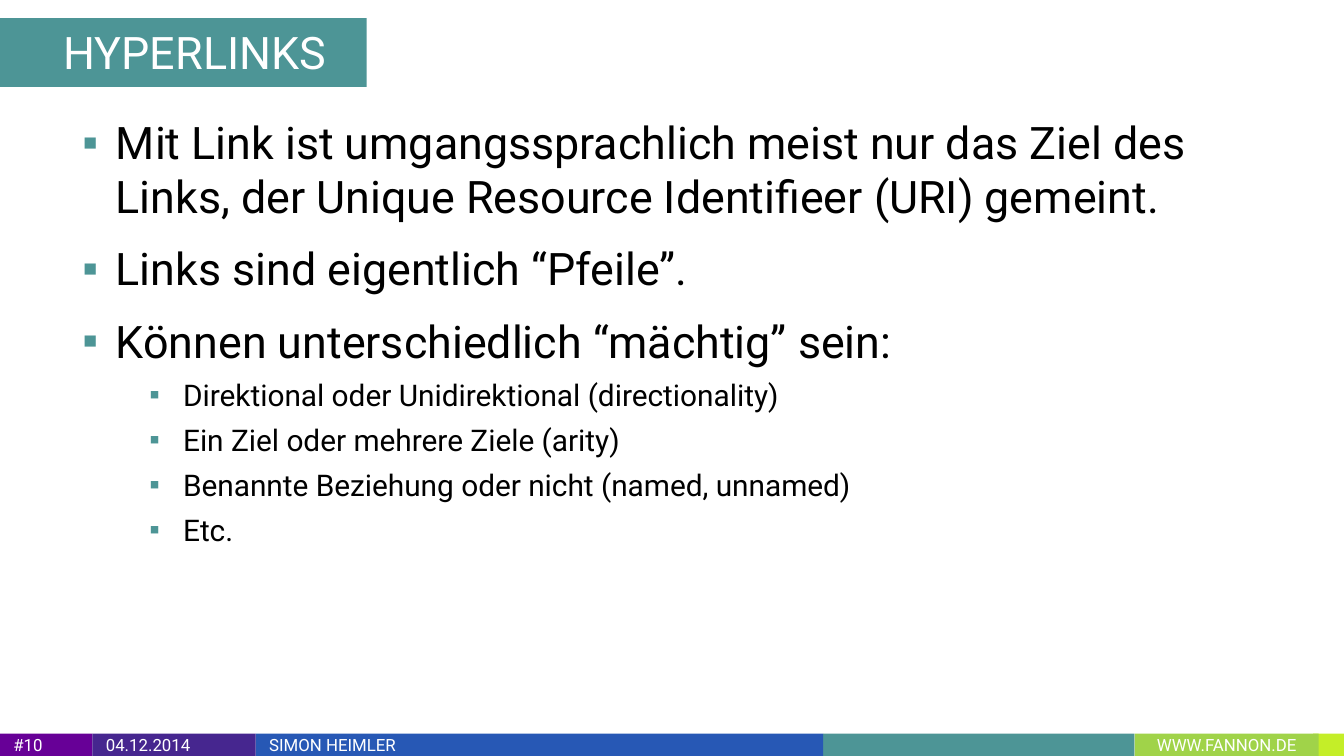
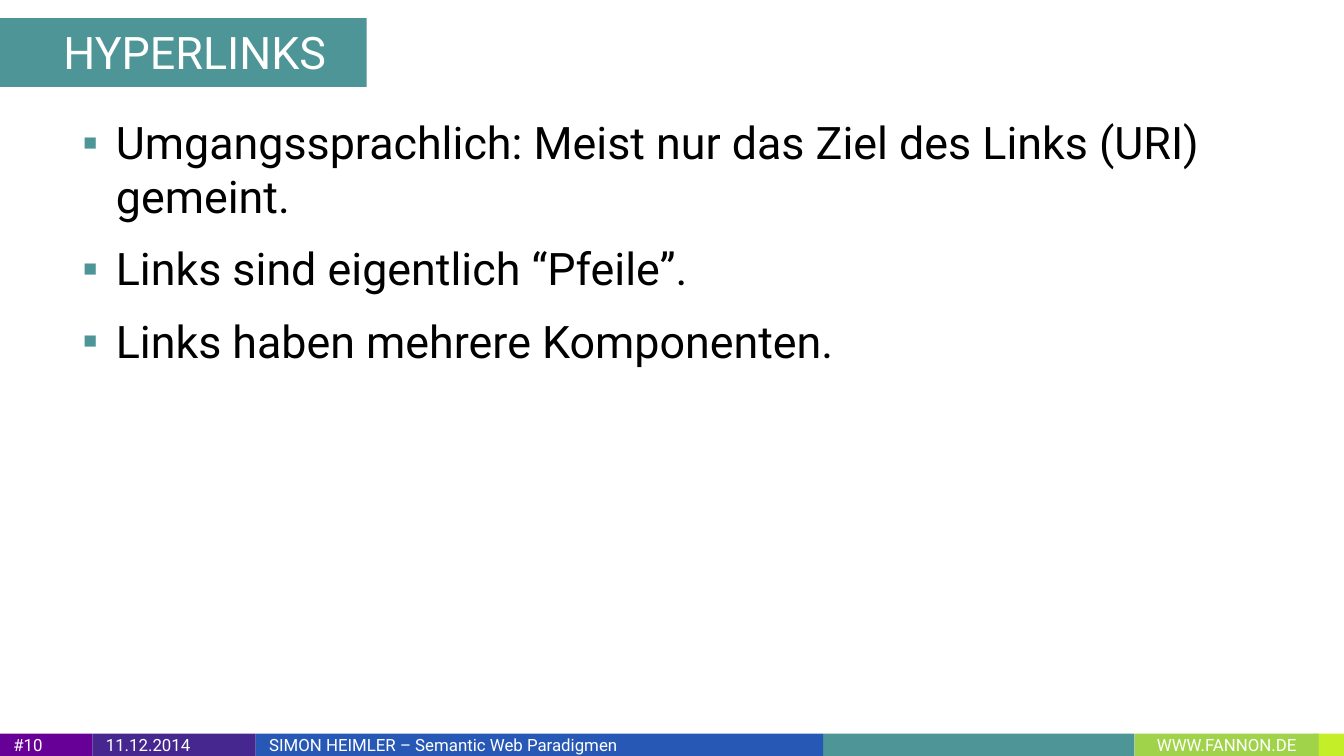
Before and after one commit to Fannon/SemanticWebParadigmen, a slide deck: slide 10 of Semantic Web Paradigmen PPT.pptx. Drawn at 1344x756 pixels with LibreOffice and Linux fonts; fonts in the diff are those of the drawing. Boxes give left, top, right and bottom in pixels: in the first picture for what was removed or moved away, otherwise in the second. Text is boxed around its words. In the diff, an @@ line names an element or a change of style, - is before the commit and + after.

```diff
--- a/Semantic Web Paradigmen PPT.pptx
+++ b/Semantic Web Paradigmen PPT.pptx
@@ text at bbox=[116, 123, 1199, 223]: text changed @@
-▪ Mit Link ist umgangssprachlich meist nur das Ziel des Links, der Unique Resource Identifieer (URI) gemeint.
+▪ Umgangssprachlich: Meist nur das Ziel des Links (URI) gemeint.
@@ text at bbox=[116, 324, 833, 367]: text changed; size 16 to 24 pt @@
-▪ Können unterschiedlich “mächtig” sein:
-  ▪ Direktional oder Unidirektional (directionality)
-  ▪ Ein Ziel oder mehrere Ziele (arity)
-  ▪ Benannte Beziehung oder nicht (named, unnamed)
-  ▪ Etc.
+▪ Links haben mehrere Komponenten.
@@ text in rectangle at bbox=[106, 739, 190, 751]: text changed @@
-04.12.2014
+11.12.2014
@@ text in rectangle at bbox=[269, 738, 617, 755]: text changed @@
-SIMON HEIMLER
+SIMON HEIMLER – Semantic Web Paradigmen
```
Also in this commit, not shown: 48 other slides changed, 3 slides added, 1 slide removed.
